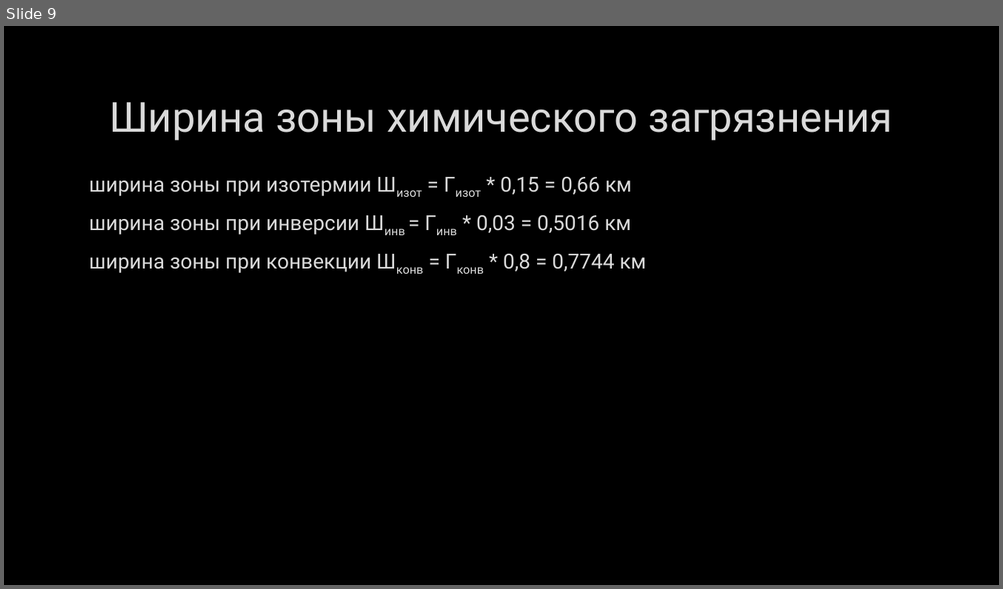
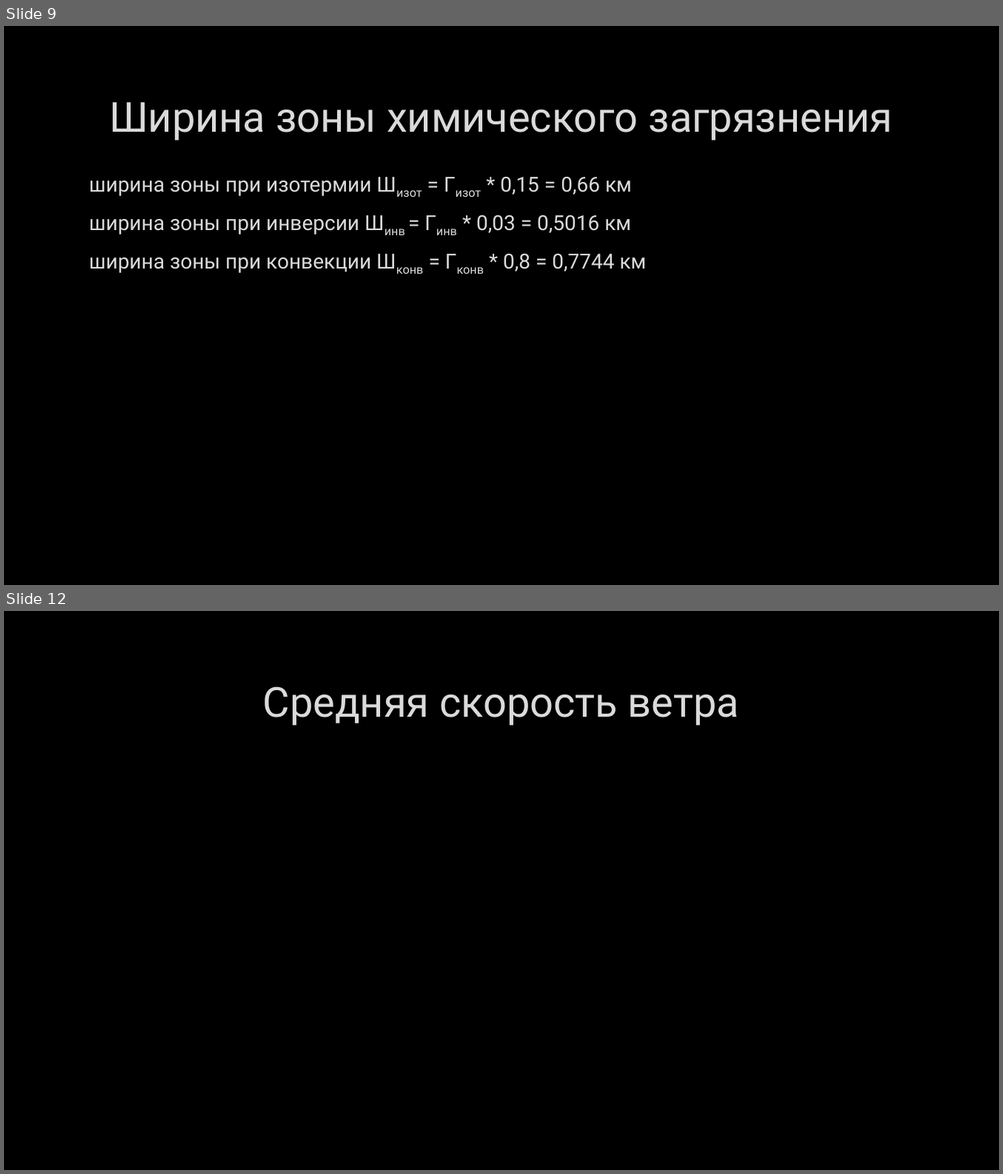
Before and after one commit to wemik2323/LP, a slide deck: BZD/AXOB.pptx. Shown one above the other, each under a label of ours: slide 9 before the commit, slides 9 and 12 after it; the slides between them are not shown. The pictures are 1003x589 and 1003x1174 pixels, drawn with LibreOffice and Linux fonts; fonts in the diff are those of the drawing; grey boxes stand for pictures; background and template pictures are left out. Boxes give left, top, right and bottom in pixels: in the first picture for what was removed or moved away, otherwise in the second. Text is boxed around its words. In the diff, an @@ line names an element or a change of style, - is before the commit and + after.

```diff
--- a/BZD/AXOB.pptx
+++ b/BZD/AXOB.pptx
@@ slide 12 added at (x1=4, y1=611, x2=999, y2=1170), background picture (left out) @@
@@ title added at (x1=263, y1=686, x2=739, y2=726), 40 pt, text #DADADA @@
+Средняя скорость ветра
```
Also in this commit, not shown: 1 slide changed, 11 other slides added, 3 other files.
